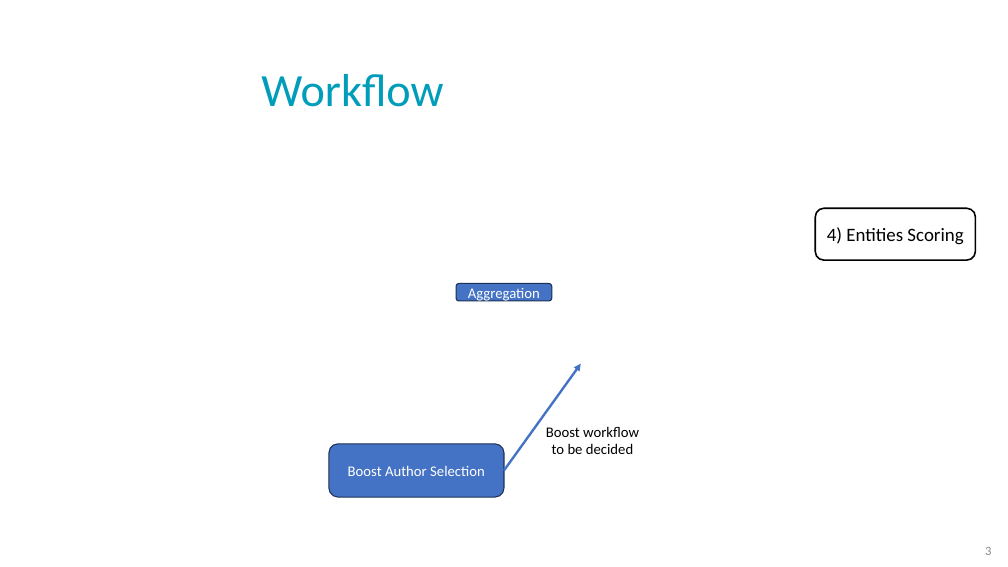
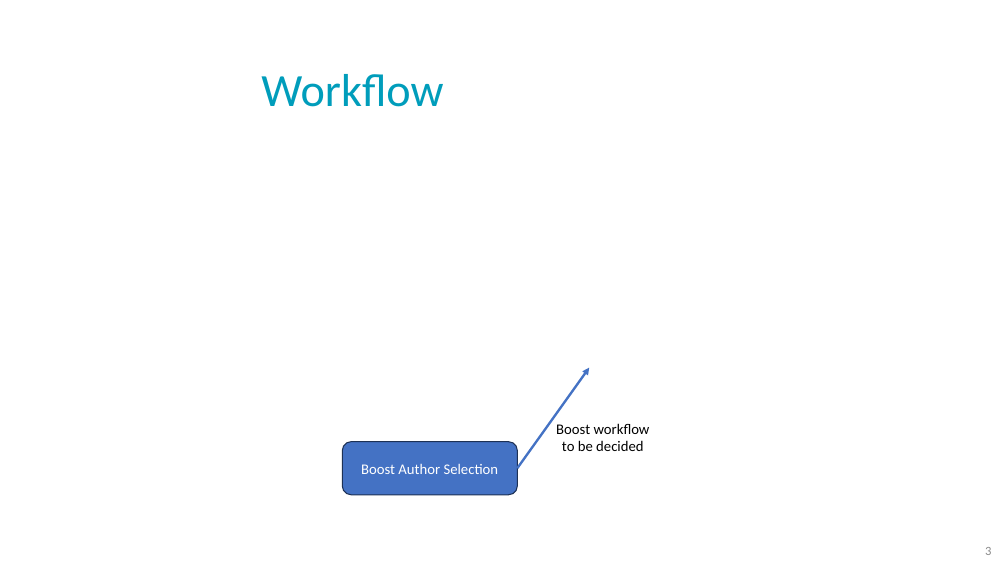
Before and after one commit to NoaTal1996/Backbone-Graph, a slide deck: slide 3 of docs/base_slides.pptx. Drawn at 1008x567 pixels with LibreOffice and Linux fonts; fonts in the diff are those of the drawing; background and template pictures are left out. Boxes give left, top, right and bottom in pixels: in the first picture for what was removed or moved away, otherwise in the second. Text is boxed around its words. In the diff, an @@ line names an element or a change of style, - is before the commit and + after.

```diff
--- a/docs/base_slides.pptx
+++ b/docs/base_slides.pptx
@@ rounded rectangle removed at [815,208,975,260] @@
-4) Entities Scoring
@@ rounded rectangle removed at [456,284,552,301] @@
-Aggregation
@@ arrow moved from (504, 470) - (581, 364) to (517, 468) - (589, 368) @@
@@ text "Boost workflow to be decided": place and size @@
-text "Boost workflow to be decided" at [546,426,639,454]
+text "Boost workflow to be decided" at [556,423,650,451]
@@ rounded rectangle "Boost Author Selection": place and size @@
-rounded rectangle "Boost Author Selection" at [329,444,504,497]
+rounded rectangle "Boost Author Selection" at [343,442,518,495]
```
Also in this commit, not shown: 2 other slides changed.
